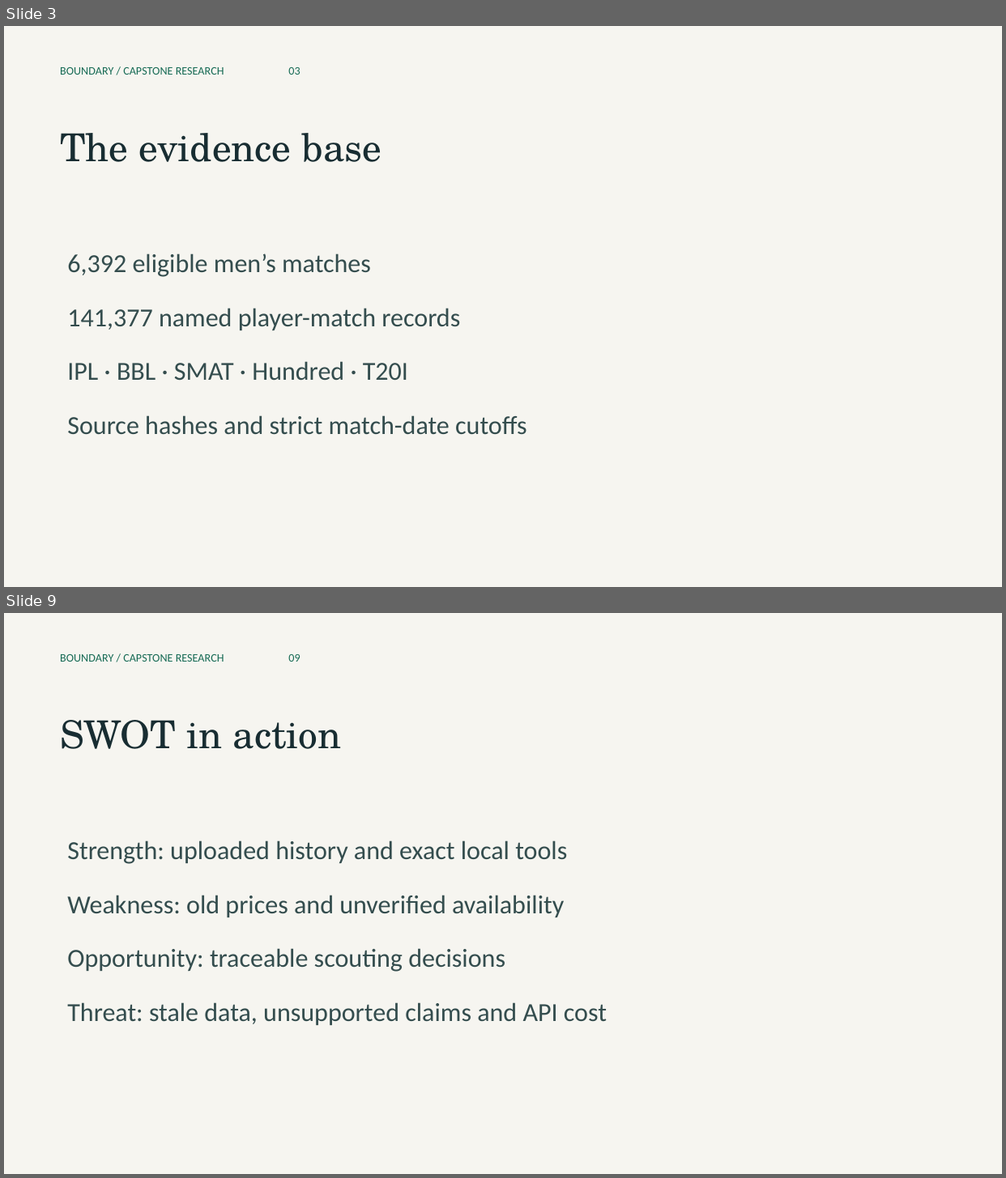
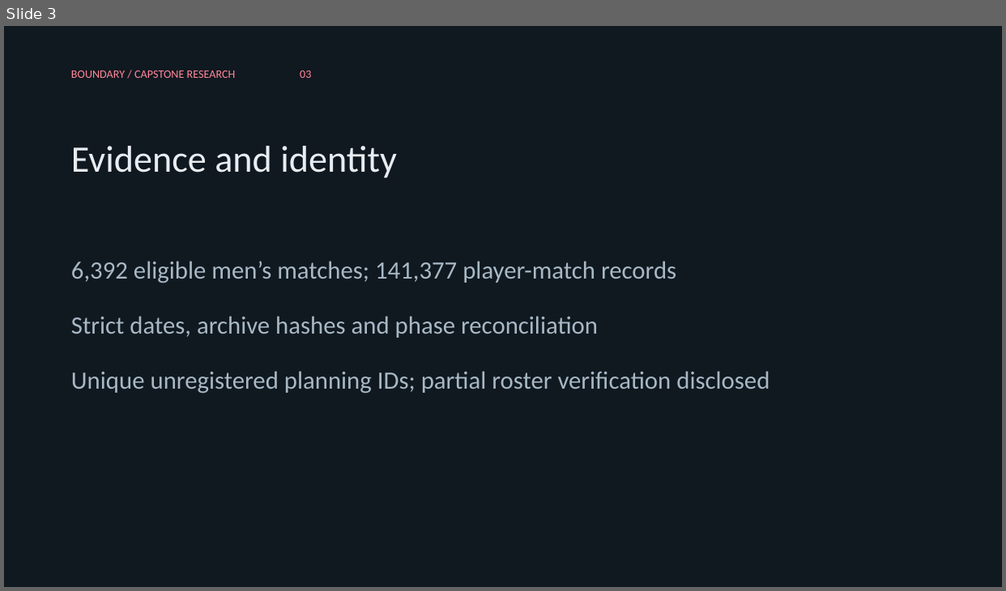
Before and after one commit to br-abishek-07/boundary-cricket-capstone, a slide deck: docs/Capstone_Presentation.pptx. Shown one above the other, each under a label of ours: slides 3 and 9 before the commit, slide 3 after it; the slides between them are not shown. The pictures are 1006x1178 and 1006x591 pixels, drawn with LibreOffice and Linux fonts; fonts in the diff are those of the drawing. Boxes give left, top, right and bottom in pixels: in the first picture for what was removed or moved away, otherwise in the second. Text is boxed around its words. In the diff, an @@ line names an element or a change of style, - is before the commit and + after.

Commit message:
Correct evidence integrity, supported XI workloads and grounded agent; add franchise themes
Preserve player identities and raw totals, correct phase filters, enforce complete bowling allocation, isolate private-session records, and gate research forecasts against the learned chase baseline. Add bundled marks, franchise accents and Light/Dark appearance.

Validation: 31 core regressions, 41 UI workflow checks and 5 local Chromium checks. Live provider quality and full current squad verification remain disclosed limits.

```diff
--- a/docs/Capstone_Presentation.pptx
+++ b/docs/Capstone_Presentation.pptx
@@ slide 9 removed at [4, 613, 1002, 1174], background #F6F5F0 @@
@@ text removed at [60, 654, 300, 662] @@
-BOUNDARY / CAPSTONE RESEARCH 09
@@ text removed at [60, 720, 342, 749] @@
-SWOT in action
@@ text removed at [67, 841, 607, 1025] @@
-Strength: uploaded history and exact local tools
-Weakness: old prices and unverified availability
-Opportunity: traceable scouting decisions
-Threat: stale data, unsupported claims and API cost
@@ slide 3 changed as well @@
@@ background #F6F5F0 to #101820 @@
@@ text "BOUNDARY / CAPSTONE RESEARCH 03": place and size @@
-text "BOUNDARY / CAPSTONE RESEARCH 03" at [60, 67, 300, 75]
+text "BOUNDARY / CAPSTONE RESEARCH 03" at [71, 71, 311, 78]
@@ text "BOUNDARY / CAPSTONE RESEARCH 03" at [71, 71, 311, 78]: text colour #176B55 to #FF8798; more space between paragraphs @@
@@ text at [71, 146, 397, 178]: text changed; size 37 to 36 pt; font TeX Gyre Schola to Calibri; text colour #182D32 to #E8EDF1 @@
-The evidence base
+Evidence and identity
@@ text at [71, 261, 769, 394]: text changed; size 25 to 24 pt; text colour #344D4E to #A8B8C5 @@
-6,392 eligible men’s matches
-141,377 named player-match records
-IPL · BBL · SMAT · Hundred · T20I
-Source hashes and strict match-date cutoffs
+6,392 eligible men’s matches; 141,377 player-match records
+Strict dates, archive hashes and phase reconciliation
+Unique unregistered planning IDs; partial roster verification disclosed
```
Also in this commit, not shown: 9 slides added, 8 other slides removed, 52 other files.
